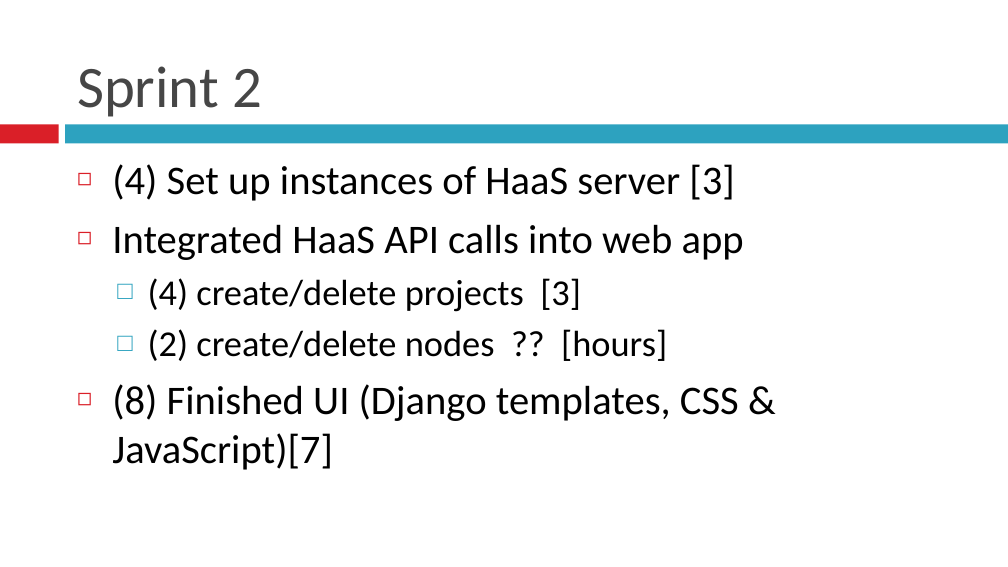
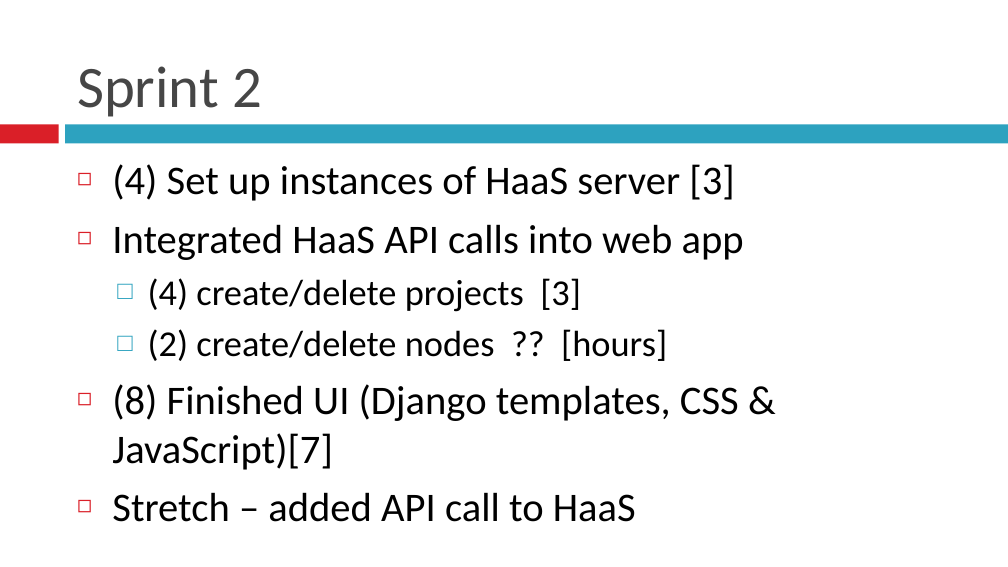
Before and after one commit to BU-EC500-SP15/moc-gui-plugins, a slide deck: slide 5 of MOCUIPlugin-Demo2.pptx. Drawn at 1008x567 pixels with LibreOffice and Linux fonts; fonts in the diff are those of the drawing. Boxes give left, top, right and bottom in pixels: in the first picture for what was removed or moved away, otherwise in the second. Text is boxed around its words. In the diff, an @@ line names an element or a change of style, - is before the commit and + after.

```diff
--- a/MOCUIPlugin-Demo2.pptx
+++ b/MOCUIPlugin-Demo2.pptx
@@ text at (x1=112, y1=492, x2=636, y2=522): paragraph added @@
+◻ Stretch – added API call to HaaS
```
Also in this commit, not shown: 2 other slides changed, 3 slides added, 2 slides removed.
